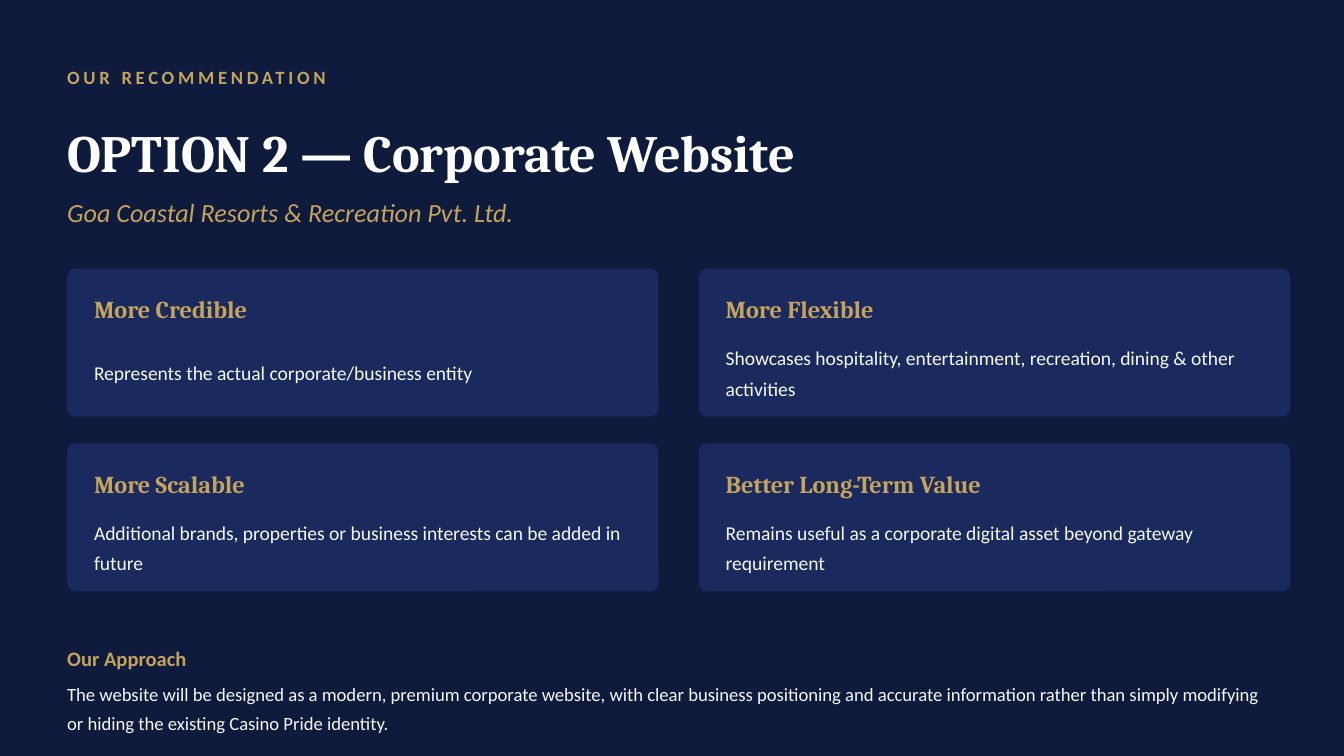
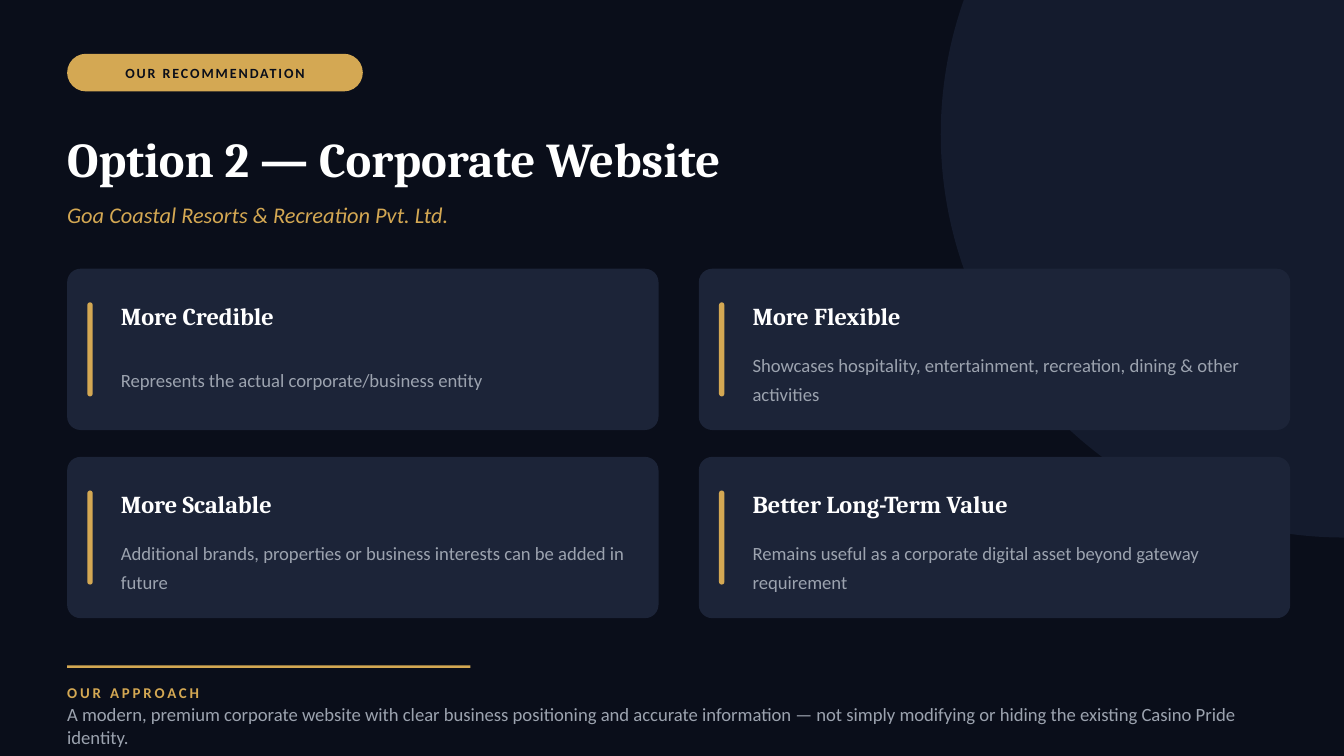
Before and after one commit to consecrating/PPTx, a slide deck: slide 4 of Casino_Pride_Digital_Strategy.pptx. Drawn at 1344x756 pixels with LibreOffice and Linux fonts; fonts in the diff are those of the drawing. Boxes give left, top, right and bottom in pixels: in the first picture for what was removed or moved away, otherwise in the second. Text is boxed around its words. In the diff, an @@ line names an element or a change of style, - is before the commit and + after.

Commit message:
redesign: Premium modern Casino Pride presentation
Complete redesign with contemporary design language:
- Dark immersive title slide with floating glass card
- Modern card-based split layout for options comparison
- Pill badges, green highlight borders for recommended option
- Dark premium pricing card with gold accents
- Process step pills in footer
- Subtle geometric shapes and shadows for depth
- Clean typography hierarchy with gold accent system
- Emerald green for 'recommended' visual cues throughout

Theme: Dark (#0A0E1A) + Gold (#D4A853) + Emerald (#10B981)

```diff
--- a/Casino_Pride_Digital_Strategy.pptx
+++ b/Casino_Pride_Digital_Strategy.pptx
@@ background #0F1B3D to #0A0E1A @@
@@ ellipse added at (941, 0, 1344, 538), fill #141B2D @@
@@ text "OUR RECOMMENDATION" at (67, 688, 101, 698): size 10 to 7.5 pt, text colour #C4A35A to #0A0E1A, letter spacing 2 to 1 pt; alignment left to centre @@
@@ rounded rectangle added at (67, 54, 363, 91), fill #D4A853 @@
@@ text at (67, 143, 720, 187): text changed; size 28 to 26 pt @@
-OPTION 2 — Corporate Website
+Option 2 — Corporate Website
@@ text "Goa Coastal Resorts & Recreation ..." at (67, 207, 448, 223): size 14 to 12 pt, text colour #C4A35A to #D4A853 @@
@@ rounded rectangle: place and size @@
-rounded rectangle at (67, 269, 659, 417)
+rounded rectangle at (67, 269, 659, 430)
@@ rounded rectangle: place and size @@
-rounded rectangle at (67, 444, 659, 591)
+rounded rectangle at (699, 269, 1290, 430)
@@ rounded rectangle removed at (699, 269, 1290, 417) @@
@@ text "More Credible": place and size @@
-text "More Credible" at (94, 301, 247, 318)
+text "More Credible" at (121, 308, 274, 326)
@@ text "More Flexible": place and size @@
-text "More Flexible" at (726, 301, 873, 318)
+text "More Flexible" at (753, 308, 900, 325)
@@ rounded rectangle added at (87, 302, 93, 396), fill #D4A853 @@
@@ rounded rectangle added at (719, 302, 724, 396), fill #D4A853 @@
@@ text "Represents the actual corporate/business entity": place and size @@
-text "Represents the actual corporate/business entity" at (94, 366, 472, 383)
+text "Represents the actual corporate/business entity" at (121, 374, 482, 390)
@@ text "Showcases hospitality, entertainment, recreation, dining ...": place and size @@
-text "Showcases hospitality, entertainment, recreation, dining ..." at (726, 351, 1235, 396)
+text "Showcases hospitality, entertainment, recreation, dining ..." at (753, 359, 1239, 401)
@@ rounded rectangle added at (67, 457, 659, 618), fill #1C2438 @@
@@ text colour #C4A35A to #FFFFFF in 4 elements at (753, 308, 900, 325), (121, 308, 274, 326), (753, 496, 1008, 519), (121, 496, 272, 513) @@
@@ text "More Scalable": place and size @@
-text "More Scalable" at (94, 476, 245, 493)
+text "More Scalable" at (121, 496, 272, 513)
@@ fill #1A2A5E to #1C2438; proportions changed in 3 elements at (699, 269, 1290, 430), (67, 269, 659, 430), (699, 457, 1290, 618) @@
@@ rounded rectangle: place and size @@
-rounded rectangle at (699, 444, 1290, 591)
+rounded rectangle at (699, 457, 1290, 618)
@@ text "Better Long-Term Value": place and size @@
-text "Better Long-Term Value" at (726, 476, 981, 499)
+text "Better Long-Term Value" at (753, 496, 1008, 519)
@@ rounded rectangle added at (87, 491, 93, 585), fill #D4A853 @@
@@ rounded rectangle added at (719, 491, 724, 585), fill #D4A853 @@
@@ text "Additional brands, properties or business ...": place and size @@
-text "Additional brands, properties or business ..." at (94, 526, 621, 570)
+text "Additional brands, properties or business ..." at (121, 547, 624, 589)
@@ size 10.5 to 10 pt, text colour #F5F6FA to #9CA3AF in 4 elements at (121, 374, 482, 390), (753, 359, 1239, 401), (121, 547, 624, 589), (753, 547, 1198, 592) @@
@@ text "Remains useful as a corporate ...": place and size @@
-text "Remains useful as a corporate ..." at (726, 526, 1193, 573)
+text "Remains useful as a corporate ..." at (753, 547, 1198, 592)
@@ rectangle added at (67, 665, 470, 668), fill #D4A853 @@
@@ text at (110, 688, 199, 698): text changed; size 11 to 8 pt; text colour #C4A35A to #D4A853 @@
-Our Approach
+OUR APPROACH
@@ text at (67, 708, 1235, 747): text changed; text colour #F5F6FA to #9CA3AF @@
-The website will be designed as a modern, premium corporate website, with clear business positioning and accurate information rather than simply modifying or hiding the existing Casino Pride identity.
+A modern, premium corporate website with clear business positioning and accurate information — not simply modifying or hiding the existing Casino Pride identity.
```
Also in this commit, not shown: 4 other slides changed, 1 other file.
